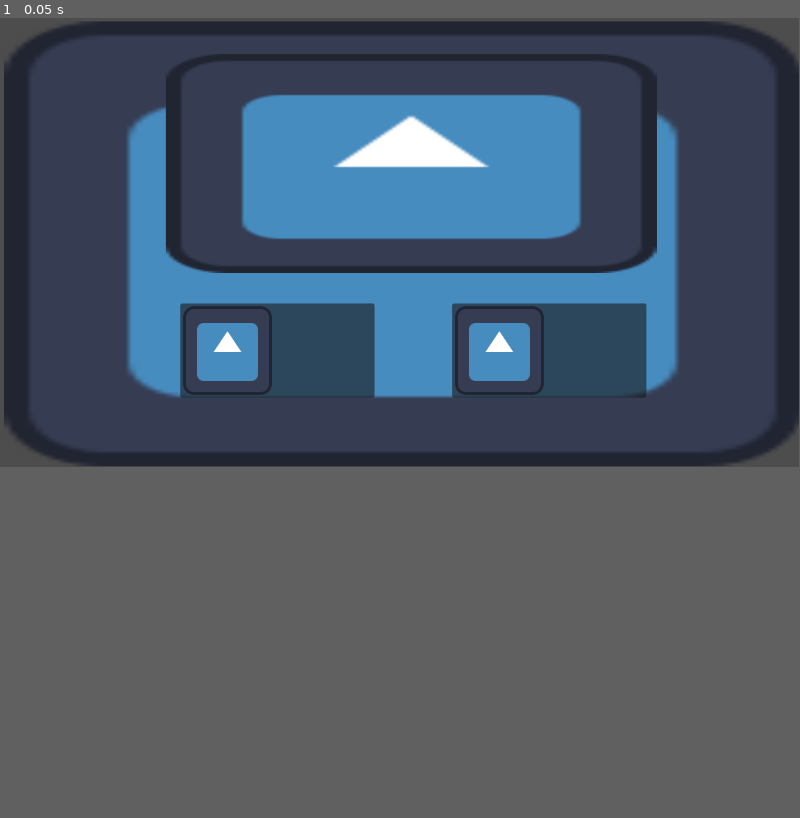
Above: before the commit, frame 1.
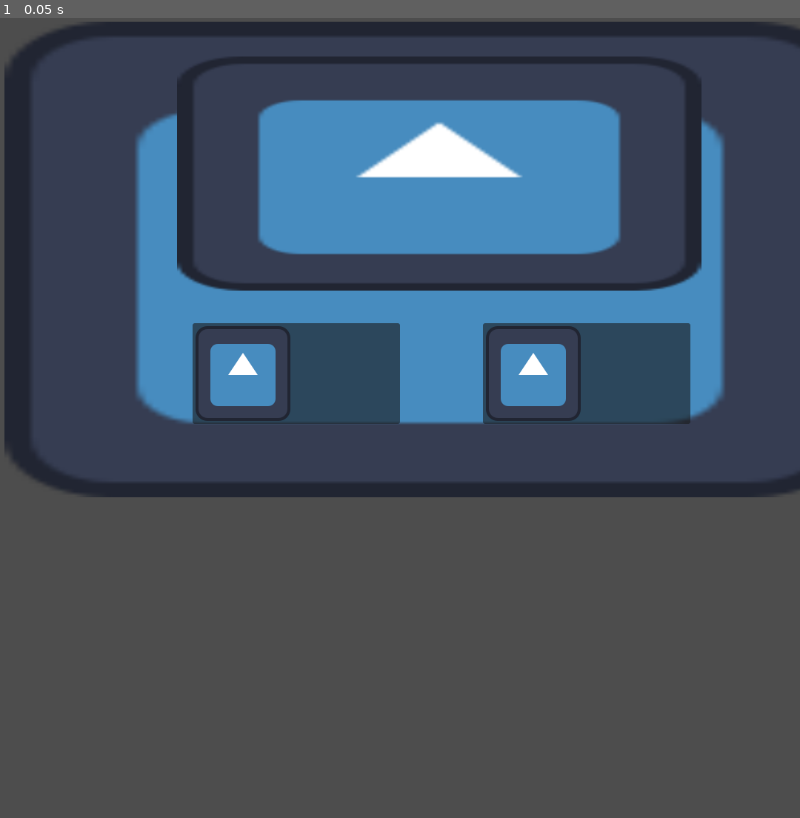
Above: after the commit, the same moment.

Repository: Josephs101/Hack-Haven-Game
Game: Godot game, scene res://scenes/StartMenu.tscn
Same seed, same stepped clock (60 frames per second), same inputs: the game is played once before the commit and once after it. Before the commit the project has no main scene; this scene is started directly in both runs. The engine's default icon, where the game draws it, is replaced by a stand-in: a white triangle on a blue panel in a dark square.
Inputs:
- Up to frame 1 (0.05 s): no input
In our replay, the window is 799x449 before the commit and 800x800 after it. These sizes can differ from the game's own. Grey fills any space a smaller window leaves; there, only what the larger window draws over its background counts as a difference.

The runs differ from the first frame. In frame 1, 19% of the frame differs, in the area x 0-100%, y 0-60%.

Commit message:
Bumper,Peg,Ball
Finished working on the bumper, peg and ball logic

Diff:
--- a/project.godot
+++ b/project.godot
@@ -11,8 +11,27 @@
 [application]
 
 config/name="Hack-Haven-Project"
+run/main_scene="uid://51ki3wsnk5p0"
 config/features=PackedStringArray("4.6", "Forward Plus")
 config/icon="res://icon.svg"
+
+[display]
+
+window/size/viewport_width=1080
+window/size/viewport_height=1080
+
+[input]
+
+flipper_left={
+"deadzone": 0.2,
+"events": [Object(InputEventKey,"resource_local_to_scene":false,"resource_name":"","device":0,"window_id":0,"alt_pressed":false,"shift_pressed":false,"ctrl_pressed":false,"meta_pressed":false,"pressed":false,"keycode":0,"physical_keycode":65,"key_label":0,"unicode":0,"location":0,"echo":false,"script":null)
+]
+}
+flipper_right={
+"deadzone": 0.2,
+"events": [Object(InputEventKey,"resource_local_to_scene":false,"resource_name":"","device":0,"window_id":0,"alt_pressed":false,"shift_pressed":false,"ctrl_pressed":false,"meta_pressed":false,"pressed":false,"keycode":0,"physical_keycode":68,"key_label":0,"unicode":0,"location":0,"echo":false,"script":null)
+]
+}
 
 [physics]
 
--- /dev/null
+++ b/scenes/Bumper.tscn
@@ -0,0 +1,23 @@
+[gd_scene format=3 uid="uid://djtoeipqgwphp"]
+
+[ext_resource type="Script" uid="uid://ynrdlawnkv4v" path="res://scenes/bumper.gd" id="1_61no2"]
+
+[sub_resource type="CircleShape2D" id="CircleShape2D_ejkcc"]
+radius = 8.0
+
+[sub_resource type="CircleShape2D" id="CircleShape2D_61no2"]
+radius = 16.0
+
+[node name="Bumper" type="StaticBody2D" unique_id=1407537393]
+script = ExtResource("1_61no2")
+
+[node name="InnerArea" type="CollisionShape2D" parent="." unique_id=526104218]
+shape = SubResource("CircleShape2D_ejkcc")
+disabled = true
+
+[node name="Sprite2D" type="Sprite2D" parent="." unique_id=1821647873]
+
+[node name="BumperArea" type="Area2D" parent="." unique_id=1100718477]
+
+[node name="CollisionShape2D" type="CollisionShape2D" parent="BumperArea" unique_id=924819194]
+shape = SubResource("CircleShape2D_61no2")
--- /dev/null
+++ b/scenes/Camera.tscn
@@ -0,0 +1,6 @@
+[gd_scene format=3 uid="uid://dt6s8sldfxurv"]
+
+[node name="Camera" type="Node2D" unique_id=767900133]
+position = Vector2(574, 325)
+
+[node name="Camera2D" type="Camera2D" parent="." unique_id=608846041]
--- /dev/null
+++ b/scenes/Flippers.tscn
@@ -0,0 +1,13 @@
+[gd_scene format=3 uid="uid://b03ya11b5bo5r"]
+
+[ext_resource type="Script" uid="uid://db2q13n3w5bpf" path="res://scenes/flippers.gd" id="1_3tc68"]
+
+[sub_resource type="SpriteFrames" id="SpriteFrames_jgsmh"]
+
+[node name="Flippers" type="AnimatableBody2D" unique_id=1309368954]
+script = ExtResource("1_3tc68")
+
+[node name="AnimatedSprite2D" type="AnimatedSprite2D" parent="." unique_id=668592814]
+sprite_frames = SubResource("SpriteFrames_jgsmh")
+
+[node name="CollisionShape2D" type="CollisionShape2D" parent="." unique_id=1209279245]
--- /dev/null
+++ b/scenes/Ground.tscn
@@ -0,0 +1,10 @@
+[gd_scene format=3 uid="uid://dkdabpuplfkah"]
+
+[sub_resource type="RectangleShape2D" id="RectangleShape2D_r087r"]
+size = Vector2(1076, 24.5)
+
+[node name="Node2D" type="StaticBody2D" unique_id=1645711760]
+
+[node name="CollisionShape2D" type="CollisionShape2D" parent="." unique_id=379977141]
+position = Vector2(612, 506.25)
+shape = SubResource("RectangleShape2D_r087r")
--- /dev/null
+++ b/scenes/LeftWall.tscn
@@ -0,0 +1,10 @@
+[gd_scene format=3 uid="uid://ddidylp1o4dg2"]
+
+[sub_resource type="RectangleShape2D" id="RectangleShape2D_r087r"]
+size = Vector2(131, 658)
+
+[node name="Node2D" type="StaticBody2D" unique_id=1879909197]
+
+[node name="CollisionShape2D" type="CollisionShape2D" parent="." unique_id=379977141]
+position = Vector2(55.5, 319)
+shape = SubResource("RectangleShape2D_r087r")
--- a/scenes/LevelScreen.tscn
+++ /dev/null
@@ -1,3 +0,0 @@
-[gd_scene format=3 uid="uid://fxeseeesv2qn"]
-
-[node name="Node2D" type="Node2D" unique_id=896789467]
--- a/scenes/Orb.tscn
+++ /dev/null
@@ -1,3 +0,0 @@
-[gd_scene format=3 uid="uid://3unhg68ipx4b"]
-
-[node name="Node2D" type="Node2D" unique_id=374957024]
--- /dev/null
+++ b/scenes/Peg.tscn
@@ -0,0 +1,16 @@
+[gd_scene format=3 uid="uid://bew01jfprilr"]
+
+[sub_resource type="PhysicsMaterial" id="PhysicsMaterial_ylhm0"]
+friction = 0.1
+bounce = 0.9
+
+[sub_resource type="CircleShape2D" id="CircleShape2D_l3ops"]
+radius = 8.0
+
+[node name="Peg" type="StaticBody2D" unique_id=1192331612]
+physics_material_override = SubResource("PhysicsMaterial_ylhm0")
+
+[node name="Sprite2D" type="Sprite2D" parent="." unique_id=509727277]
+
+[node name="CollisionShape2D" type="CollisionShape2D" parent="." unique_id=965823464]
+shape = SubResource("CircleShape2D_l3ops")
--- /dev/null
+++ b/scenes/PhysicsTest.tscn
@@ -0,0 +1,49 @@
+[gd_scene format=3 uid="uid://51ki3wsnk5p0"]
+
+[ext_resource type="PackedScene" uid="uid://dt6s8sldfxurv" path="res://scenes/Camera.tscn" id="1_nflhr"]
+[ext_resource type="PackedScene" uid="uid://dkdabpuplfkah" path="res://scenes/Ground.tscn" id="2_ga87r"]
+[ext_resource type="PackedScene" uid="uid://3unhg68ipx4b" path="res://scenes/PinBall.tscn" id="3_u21o4"]
+[ext_resource type="PackedScene" uid="uid://ddidylp1o4dg2" path="res://scenes/LeftWall.tscn" id="4_xxl7r"]
+[ext_resource type="PackedScene" uid="uid://di5btqalgjj3q" path="res://scenes/RightWall.tscn" id="5_dpjee"]
+[ext_resource type="PackedScene" uid="uid://bew01jfprilr" path="res://scenes/Peg.tscn" id="6_ga87r"]
+[ext_resource type="PackedScene" uid="uid://djtoeipqgwphp" path="res://scenes/Bumper.tscn" id="7_u21o4"]
+
+[node name="PhysicsTest" type="Node2D" unique_id=41022760]
+
+[node name="Camera" parent="." unique_id=767900133 instance=ExtResource("1_nflhr")]
+position = Vector2(575, 243)
+
+[node name="Node2D" parent="." unique_id=896789467 instance=ExtResource("2_ga87r")]
+
+[node name="Ball" parent="." unique_id=374957024 instance=ExtResource("3_u21o4")]
+position = Vector2(464, 119)
+scale = Vector2(0.5, 0.5)
+
+[node name="Node2D2" parent="." unique_id=1082685119 instance=ExtResource("4_xxl7r")]
+
+[node name="Node2D3" parent="." unique_id=230441973 instance=ExtResource("5_dpjee")]
+position = Vector2(46, -46)
+
+[node name="Peg" parent="." unique_id=1192331612 instance=ExtResource("6_ga87r")]
+position = Vector2(318, 236)
+
+[node name="Peg3" parent="." unique_id=234524716 instance=ExtResource("6_ga87r")]
+position = Vector2(956, 467)
+
+[node name="Peg2" parent="." unique_id=564250930 instance=ExtResource("6_ga87r")]
+position = Vector2(160, 468)
+
+[node name="Bumper" parent="." unique_id=1407537393 instance=ExtResource("7_u21o4")]
+position = Vector2(395, 392)
+
+[node name="Bumper5" parent="." unique_id=358863029 instance=ExtResource("7_u21o4")]
+position = Vector2(818, 365)
+
+[node name="Bumper3" parent="." unique_id=1777831686 instance=ExtResource("7_u21o4")]
+position = Vector2(512, 486)
+
+[node name="Bumper2" parent="." unique_id=1063781336 instance=ExtResource("7_u21o4")]
+position = Vector2(479, 433)
+
+[node name="Bumper4" parent="." unique_id=1392742751 instance=ExtResource("7_u21o4")]
+position = Vector2(723, 489)
--- /dev/null
+++ b/scenes/PinBall.tscn
@@ -0,0 +1,24 @@
+[gd_scene format=3 uid="uid://3unhg68ipx4b"]
+
+[ext_resource type="Texture2D" uid="uid://bd815f7a20qtu" path="res://icon.svg" id="2_58kob"]
+
+[sub_resource type="PhysicsMaterial" id="PhysicsMaterial_002rf"]
+friction = 0.1
+bounce = 0.8
+
+[sub_resource type="CircleShape2D" id="CircleShape2D_58kob"]
+radius = 16.0
+
+[node name="Ball (RigidBody2D)" type="RigidBody2D" unique_id=1920199290]
+physics_material_override = SubResource("PhysicsMaterial_002rf")
+gravity_scale = 1.5
+continuous_cd = 2
+linear_damp = 0.1
+angular_damp = 1.0
+
+[node name="Sprite2D" type="Sprite2D" parent="." unique_id=189595511]
+scale = Vector2(0.25, 0.25)
+texture = ExtResource("2_58kob")
+
+[node name="CollisionShape2D" type="CollisionShape2D" parent="." unique_id=697379121]
+shape = SubResource("CircleShape2D_58kob")
--- /dev/null
+++ b/scenes/RightWall.tscn
@@ -0,0 +1,10 @@
+[gd_scene format=3 uid="uid://di5btqalgjj3q"]
+
+[sub_resource type="RectangleShape2D" id="RectangleShape2D_ixwm3"]
+size = Vector2(95, 660)
+
+[node name="Node2D" type="StaticBody2D" unique_id=1912497616]
+
+[node name="CollisionShape2D" type="CollisionShape2D" parent="." unique_id=1919649416]
+position = Vector2(1106, 329)
+shape = SubResource("RectangleShape2D_ixwm3")
--- /dev/null
+++ b/scenes/ball_(rigid_body_2d).gd
@@ -0,0 +1,19 @@
+
+extends RigidBody2D
+
+# Maximum allowed ball speed (pixels per second)
+@export var max_speed: float = 700.0
+
+# Called every physics frame
+func _integrate_forces(state: PhysicsDirectBodyState2D) -> void:
+	var velocity = state.linear_velocity
+
+	# Prevent the ball from reaching excessively high speeds
+	if velocity.length() > max_speed:
+		state.linear_velocity = velocity.normalized() * max_speed
+
+
+# Launch the ball using an impulse
+func launch(impulse: Vector2) -> void:
+	sleeping = false
+	apply_central_impulse(impulse)
--- /dev/null
+++ b/scenes/bumper.gd
@@ -0,0 +1,33 @@
+
+extends StaticBody2D
+
+@export var min_outward_speed: float = 200.0
+
+func _ready() -> void:
+	$BumperArea.body_entered.connect(_on_body_entered)
+
+
+func _on_body_entered(body: Node2D) -> void:
+	if not body is RigidBody2D:
+		return
+
+	# Calculate direction away from bumper centre
+	var offset = body.global_position - global_position
+
+	if offset.length_squared() < 0.001:
+		return
+
+	var direction = offset.normalized()
+
+	# Calculate how quickly the ball is already moving
+	# away from the bumper
+	var current_velocity = body.linear_velocity
+	var outward_speed = current_velocity.dot(direction)
+
+	# Only boost if the ball isn't moving away fast enough
+	if outward_speed < min_outward_speed:
+		var additional_speed = min_outward_speed - outward_speed
+
+		body.linear_velocity = current_velocity + direction * additional_speed
+
+	body.sleeping = false
--- /dev/null
+++ b/scenes/flippers.gd
@@ -0,0 +1,28 @@
+extends AnimatableBody2D
+
+@export var rest_angle: float = 20.0
+@export var raised_angle: float = -35.0
+@export var rotation_speed: float = 1000.0
+
+@export var input_action: String = "flipper_left"
+
+@onready var sprite: AnimatedSprite2D = $AnimatedSprite2D
+
+func _ready() -> void:
+	rotation_degrees = rest_angle
+	sprite.play("rest")
+
+func _physics_process(delta: float) -> void:
+	var target_angle = rest_angle
+
+	if Input.is_action_pressed(input_action):
+		target_angle = raised_angle
+		sprite.play("raised")
+	else:
+		sprite.play("rest")
+
+	rotation_degrees = move_toward(
+		rotation_degrees,
+		target_angle,
+		rotation_speed * delta
+	)
--- a/testingScene.tscn
+++ /dev/null
@@ -1,5 +0,0 @@
-[gd_scene format=3 uid="uid://dne1ehcpy2jqj"]
-
-[node name="Testing" type="Node2D" unique_id=734987319]
-
-[node name="Camera2D" type="Camera2D" parent="." unique_id=1268527506]
Not shown, added: scenes/ball_(rigid_body_2d).gd.uid
Not shown, added: scenes/bumper.gd.uid
Not shown, added: scenes/flippers.gd.uid
